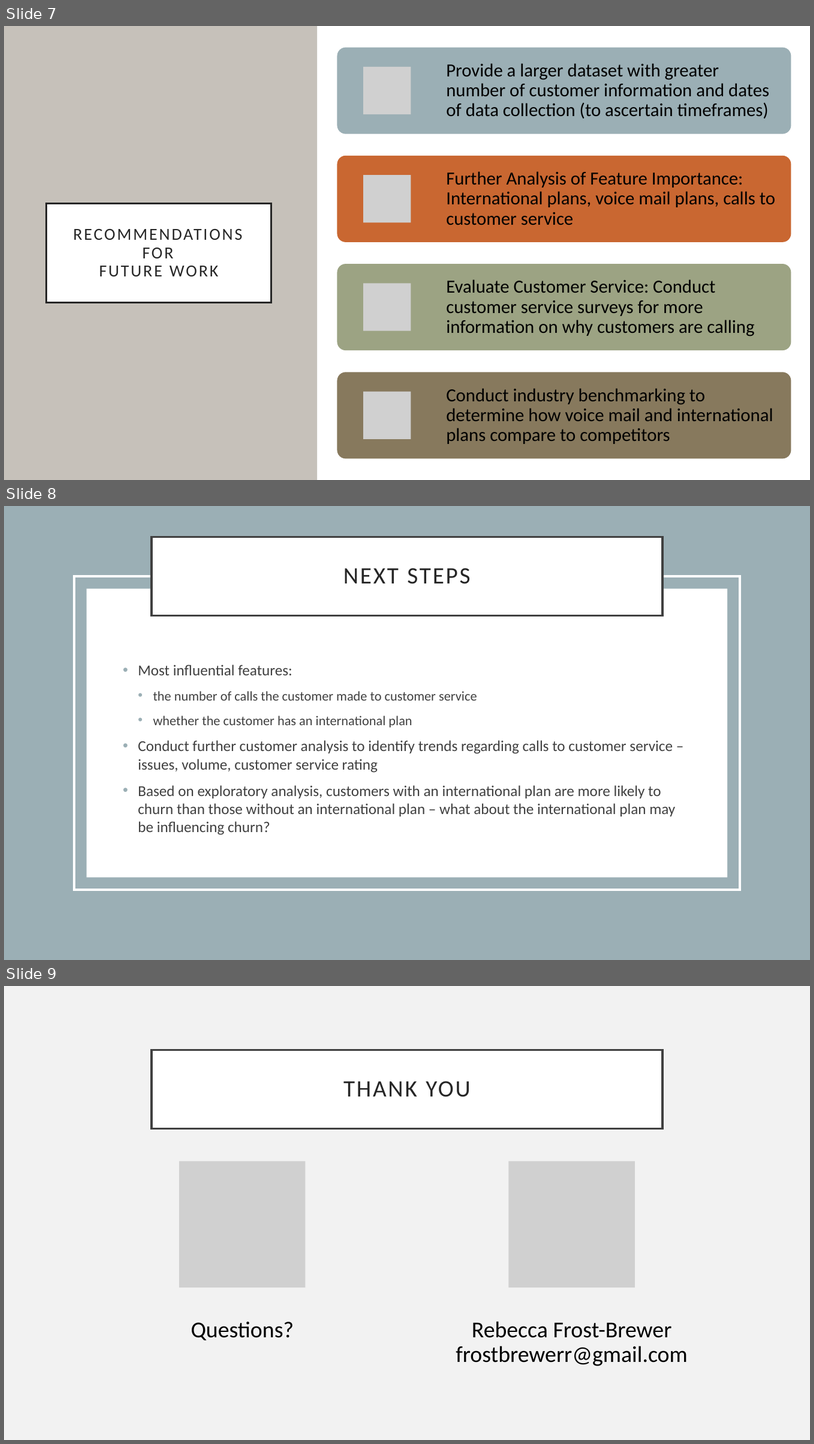
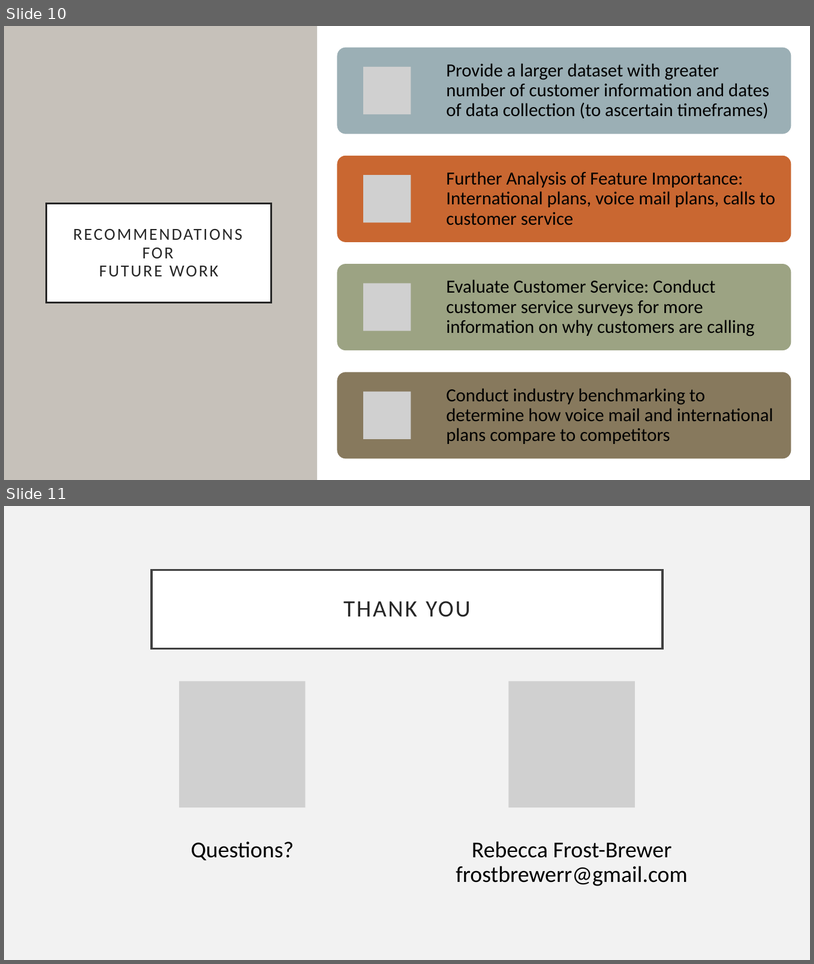
Before and after one commit to rfb-vibe/telecom-customer-churn, a slide deck: ppt-churn-presentation.pptx. Shown one above the other, each under a label of ours: slides 7, 8 and 9 before the commit, slides 10 and 11 after it. The pictures are 814x1444 and 814x964 pixels, drawn with LibreOffice and Linux fonts; fonts in the diff are those of the drawing; grey boxes stand for pictures. Boxes give left, top, right and bottom in pixels: in the first picture for what was removed or moved away, otherwise in the second. Text is boxed around its words. In the diff, an @@ line names an element or a change of style, - is before the commit and + after.

```diff
--- a/ppt-churn-presentation.pptx
+++ b/ppt-churn-presentation.pptx
@@ slide 8 removed at bbox=[4, 506, 810, 960], background #FFFFFF @@
@@ rectangle removed at bbox=[4, 506, 810, 960] @@
@@ title removed at bbox=[152, 537, 663, 615] @@
-NEXT STEPS
@@ rectangle removed at bbox=[74, 576, 740, 889] @@
@@ rectangle removed at bbox=[87, 588, 728, 877] @@
@@ text removed at bbox=[138, 664, 675, 835] @@
-• Most influential features:
-  • the number of calls the customer made to customer service
-  • whether the customer has an international plan
-• Conduct further customer analysis to identify trends regarding calls to customer service – issues, volume, customer service rating
-• Based on exploratory analysis, customers with an international plan are more likely to churn than those without an international plan – what about the international plan may be influencing churn?
@@ what was slide 7 is now slide 10 @@
@@ what was slide 9 is now slide 11 @@
```
Also in this commit, not shown: 1 slide changed, 3 slides added, 12 other files.
